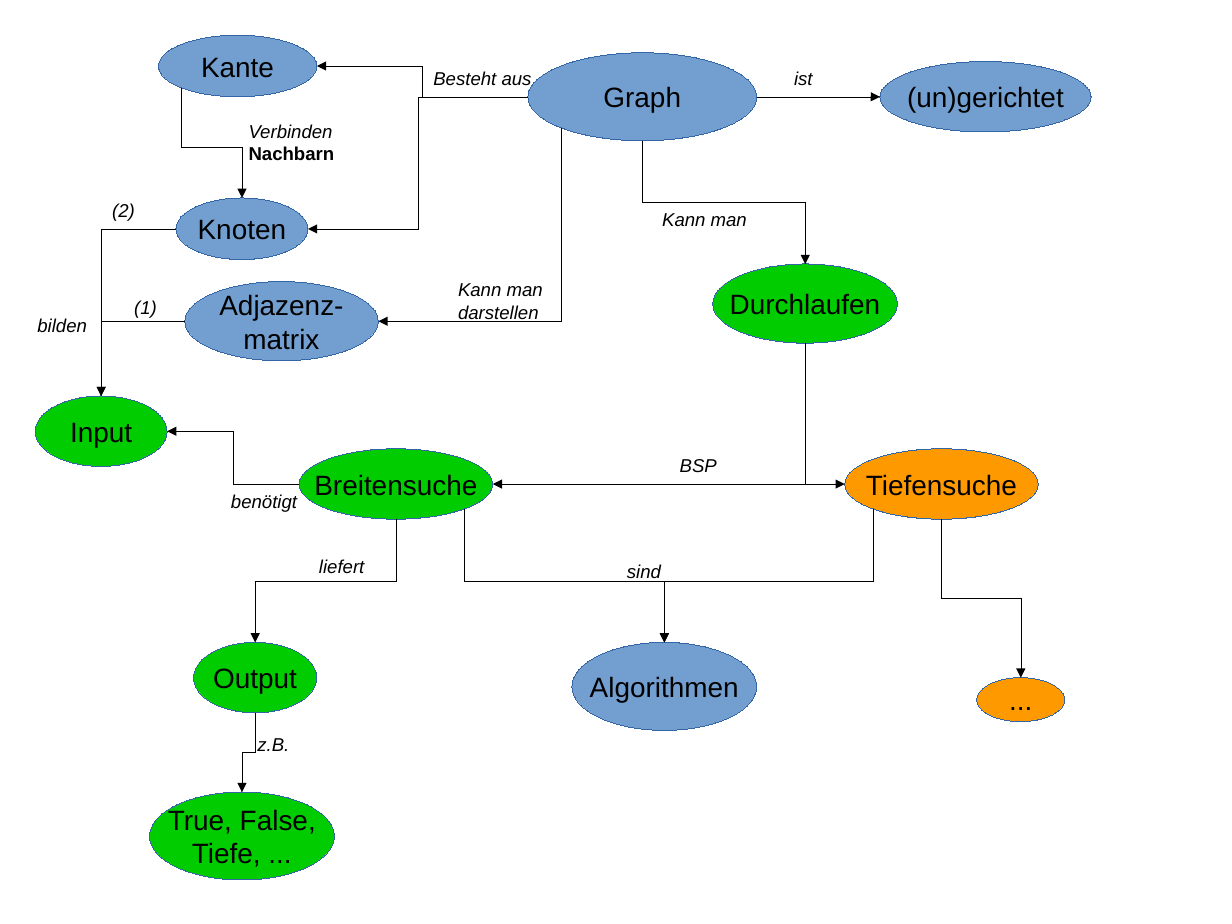
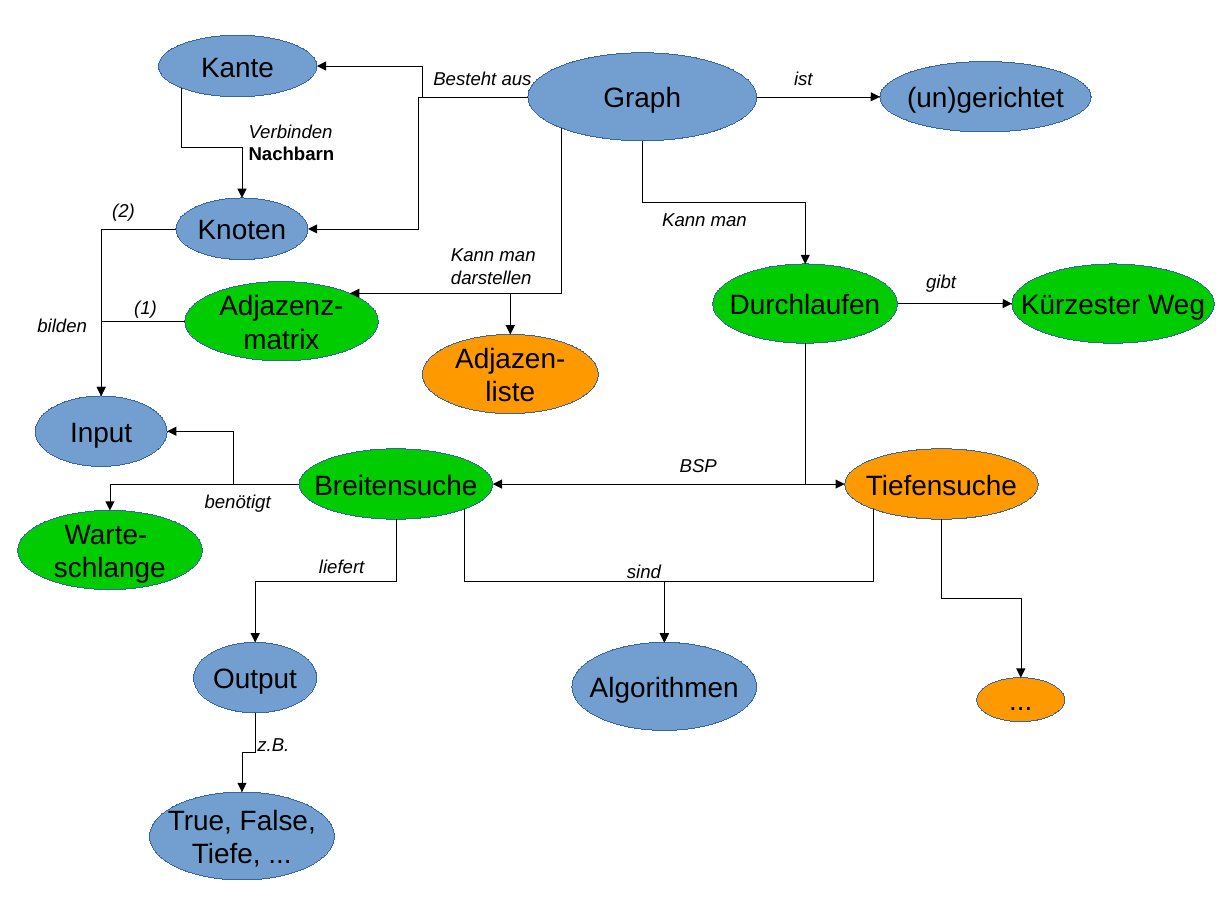
Before and after one commit to jopo12/portfolio_info_fd1, a slide deck: slide 1 of cmap/bsuche_cmap.odp. Drawn at 1232x924 pixels with LibreOffice and Linux fonts; fonts in the diff are those of the drawing. Boxes give left, top, right and bottom in pixels: in the first picture for what was removed or moved away, otherwise in the second. Text is boxed around its words. In the diff, an @@ line names an element or a change of style, - is before the commit and + after.

```diff
--- a/cmap/bsuche_cmap.odp
+++ b/cmap/bsuche_cmap.odp
@@ elbow arrow moved from (561, 127) - (379, 321) to (561, 127) - (350, 293) @@
@@ elbow arrow added from (561, 127) to (511, 334), #000000 0 pt @@
@@ text "Kann man darstellen": place and size @@
-text "Kann man darstellen" at <box>458,283,543,322</box>
+text "Kann man darstellen" at <box>451,248,535,285</box>
@@ ellipse added at <box>1013,264,1215,343</box>, fill #00CC00, outline #3465A4 0 pt, 18 pt, text #000000 @@
+Kürzester Weg
@@ ellipse "Adjazenz-" at <box>184,282,378,361</box>: fill #729FCF to #00CC00 @@
@@ text added at <box>926,274,956,292</box>, 12 pt, text #000000, italic @@
+gibt
@@ elbow arrow added from (898, 304) to (1013, 304), #000000 0 pt @@
@@ ellipse added at <box>423,334,598,414</box>, fill #FF9900, outline #3465A4 0 pt, 18 pt, text #000000 @@
+Adjazen-
+liste
@@ elbow arrow added from (300, 484) to (110, 511), #000000 0 pt @@
@@ text "benötigt": place and size @@
-text "benötigt" at <box>231,494,297,512</box>
+text "benötigt" at <box>205,494,271,512</box>
@@ ellipse added at <box>18,511,202,590</box>, fill #00CC00, outline #3465A4 0 pt, 18 pt, text #000000 @@
+Warte-
+schlange
@@ fill #00CC00 to #729FCF in 3 elements at <box>35,396,167,466</box>, <box>193,643,316,713</box>, <box>150,793,334,881</box> @@
```
Also in this commit, not shown: 1 other file.
